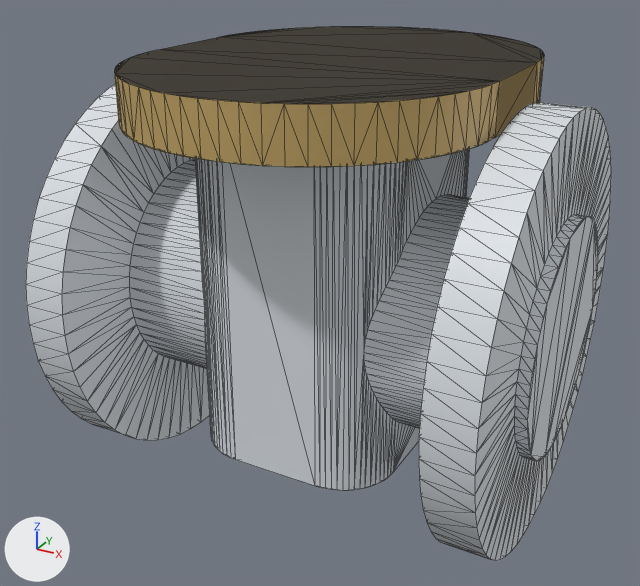
The glTF model docs/Additional CAD exercise/steps/ax_valve_body/step_04.glb as it was, and as the next commit left it.
The view is the same before and after, from a 50 mm lens placed at (137.0, -262.0, 128.0), pointed at (-4.0, -5.0, 0.0). Lighting does not change. The marker at lower left points along +X, +Y and +Z. The picture after the commit comes second. Mesh edges are drawn as thin lines. Vertices at exactly the same position are counted once.

Objects in the first picture: 'added__valve body', 'part__valve body'.
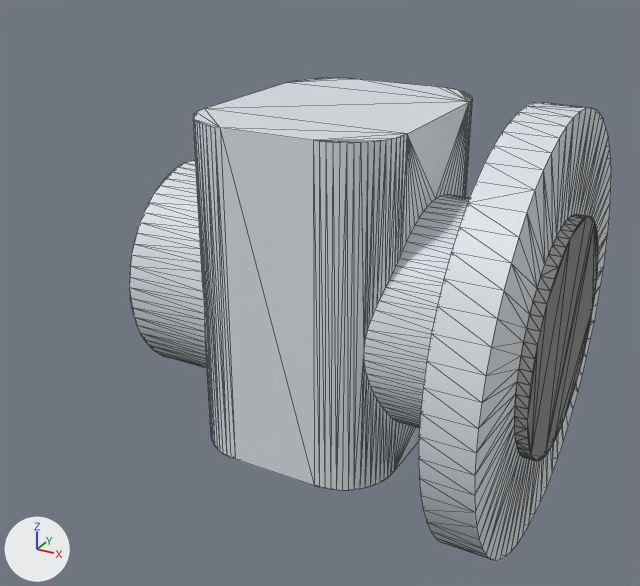
Boxes (x1, y1, x2, y2) around the edits, measured in the pictures (640 x 586 px):
'part__valve body', reshaped (18% narrower, 10% shorter)
    before: (26, 26, 611, 560)
    after: (129, 78, 611, 560)
'added__valve body', reshaped (not visible afterwards)
    before: (114, 57, 544, 167)
part 1 of me_part__valve_body, deleted
    before: (26, 26, 544, 440)

Diff of the bpy script that builds the scene:
```diff
--- a/docs/Additional CAD exercise/steps/ax_valve_body/step_04.glb.py
+++ b/docs/Additional CAD exercise/steps/ax_valve_body/step_04.glb.py
@@ me_part__valve_body @@
 # used by ob_part__valve_body; location = (0.0, 0.0, 0.0)
-me_part__valve_body.from_pydata(...)  # 1172 vertices, 2132 faces; spans x -83.0..83.0, y -78.0..78.0, z -73.0..83.0
+me_part__valve_body.from_pydata(...)  # 788 vertices, 1364 faces; spans x -63.0..83.0, y -73.0..73.0, z -73.0..73.0
+# me_part__valve_body part 1: 384 vertices removed from x -83.0..60.0, y -78.0..78.0, z -73.0..83.0
+# other edits to the shape of me_part__valve_body do not show in these pictures
 me_part__valve_body.materials.append(mat_defaultmaterial)
@@ me_added__valve_body @@
 # used by ob_added__valve_body; location = (0.0, 0.0, 0.0)
-me_added__valve_body.from_pydata(...)  # 132 vertices, 260 faces; spans x -60.0..60.0, y -78.0..78.0, z 67.0..83.0
+me_added__valve_body.from_pydata(...)  # 126 vertices, 248 faces; spans x 79.0..83.0, y -40.0..40.0, z -40.0..40.0
+# me_added__valve_body part 2: the whole mesh is rebuilt
+# other edits to the shape of me_added__valve_body do not show in these pictures
 me_added__valve_body.materials.append(mat_defaultmaterial_001)
```
